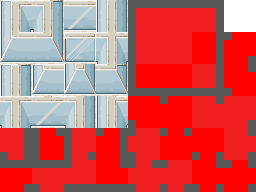
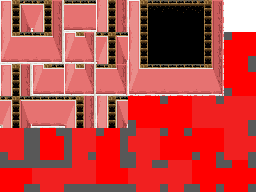
Layer changes from the first 256 x 192 image to the second:
showed "twall_r", painted on it over [0, 0, 224, 128]
showed "twall", opacity 50% → 100% over [0, 0, 224, 128]
hid "glass wall" over [0, 0, 128, 128]
